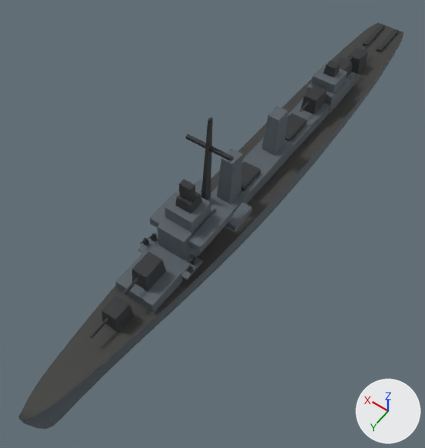
A saved change to the glTF model public/models/fletcher.glb.
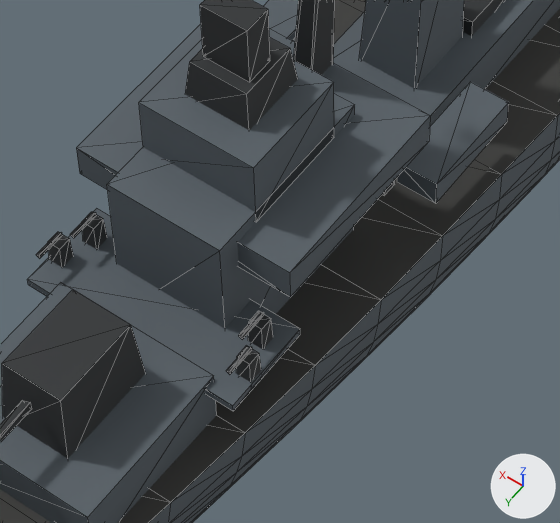
The first picture shows the older version from a camera (50 mm lens) standing at (-36.2, 64.7, 82.3) and looking at (0.1, 14.0, 2.6). The close-ups show the older and then the newer version on the part from 31% to 62% of the width and 41% to 69% of the height of that picture. Only the edits that show in the close-ups are written down. The lights are fixed; the arrows at lower right show +X, +Y and +Z. The close-ups show mesh edges as thin lines. Vertices at exactly the same position are counted once.

The scene before the commit, as lines of its bpy script (objects in view):
```python
me_fletcher_guns = bpy.data.meshes.new('FLETCHER_Guns')
me_fletcher_guns.from_pydata(...)  # 214 vertices, 288 faces; spans x -4.8..4.8, y -56.2..43.4, z 2.1..27.0
me_fletcher_guns.materials.append(mat_fletcher_accent)  # dark grey #2b2e30
me_fletcher_hull = bpy.data.meshes.new('FLETCHER_Hull')
me_fletcher_hull.from_pydata(...)  # 680 vertices, 1356 faces; spans x -6.0..6.0, y -56.9..57.0, z -4.0..6.4
# faces by material slot: [1278, 78]
me_fletcher_hull.materials.append(mat_fletcher_body)  # dark grey #565f66
me_fletcher_hull.materials.append(mat_fletcher_deck)  # dark grey #3b3b39
me_fletcher_super = bpy.data.meshes.new('FLETCHER_Super')
me_fletcher_super.from_pydata(...)  # 120 vertices, 166 faces; spans x -5.4..5.4, y -33.1..34.2, z 2.0..14.8
me_fletcher_super.materials.append(mat_fletcher_body)  # dark grey #565f66
ob_fletcher_guns = bpy.data.objects.new('FLETCHER_Guns', me_fletcher_guns)
ob_fletcher_guns.location = (0.0, 0.0, 0.0)
ob_fletcher_hull = bpy.data.objects.new('FLETCHER_Hull', me_fletcher_hull)
ob_fletcher_hull.location = (0.0, 0.0, 0.0)
ob_fletcher_super = bpy.data.objects.new('FLETCHER_Super', me_fletcher_super)
ob_fletcher_super.location = (0.0, 0.0, 0.0)
```
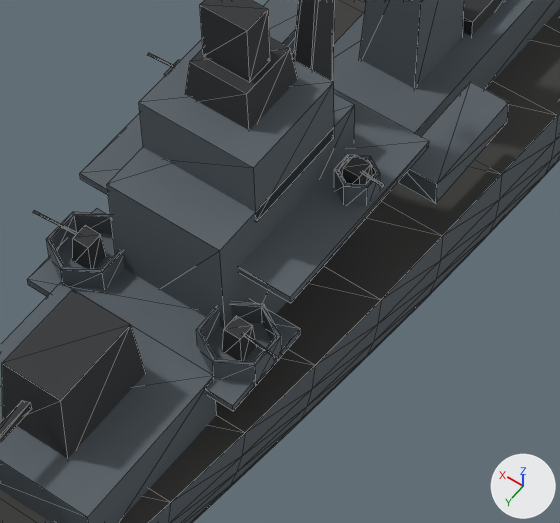
The edits, one by one:
me_fletcher_guns is used by ob_fletcher_guns; location (0.0, 0.0, 0.0).
me_fletcher_guns had 214 vertices, 288 faces and spanned x -4.8..4.8, y -56.2..43.4, z 2.1..27.0.
me_fletcher_guns now has 210 vertices, 276 faces and spans x -5.7..5.7, y -56.2..43.4, z 2.1..27.0.
me_fletcher_guns part 1: 10 loose pieces with 72 vertices, spanning x -4.8..4.8, y 17.4..27.1, z 6.4..10.1, are deleted.
Part 2, on me_fletcher_guns:
40 vertices are added at x -5.7..5.7, y 18.1..25.9, z 6.5..11.3.
8 new vertices lie (0.9, 0.0, 0.0) away from vertices in x -4.4..3.5, y 18.1..25.9, z 6.5..9.3.
8 new vertices lie (0.7, 0.0, 0.0) away from vertices in x -4.3..3.6, y 18.2..25.8, z 8.2..10.9.
72 new faces join them.
Other edits to the shape of me_fletcher_guns do not show in these pictures.
me_fletcher_super is used by ob_fletcher_super; location (0.0, 0.0, 0.0).
me_fletcher_super had 120 vertices, 166 faces and spanned x -5.4..5.4, y -33.1..34.2, z 2.0..14.8.
me_fletcher_super now has 244 vertices, 414 faces and spans x -5.4..5.4, y -33.1..34.2, z 2.0..14.8.
me_fletcher_super part 3: a new loose piece of 24 vertices spanning x 2.2..4.9, y 23.9..27.0, z 6.5..7.8, in mat_fletcher_body (dark grey #565f66).
me_fletcher_super part 4: a new loose piece of 24 vertices spanning x -4.9..-2.2, y 23.9..27.0, z 6.5..7.8, in mat_fletcher_body (dark grey #565f66).
me_fletcher_super part 5: a new loose piece of 24 vertices spanning x -4.7..-3.2, y 17.8..19.5, z 9.3..10.6, in mat_fletcher_body (dark grey #565f66).
Part 6, on me_fletcher_super:
12 faces are deleted.
4 vertices in x -4.8..4.8, y 15.2..24.0, z 11.0 move by (0.0, 0.0, -1.8).
12 new faces join them.
Other edits to the shape of me_fletcher_super do not show in these pictures.

Location of each change, (x1, y1, x2, y2) in pixels of the close-ups (560 x 523 px; the box of a moved part takes in the faces that stretch with it):
part 1 of me_fletcher_guns, deleted
    before: (36, 181, 395, 382)
part 2 of me_fletcher_guns, added
    after: (33, 53, 384, 361)
part 3 of me_fletcher_super, added
    after: (46, 212, 124, 289)
part 4 of me_fletcher_super, added
    after: (196, 302, 282, 385)
part 5 of me_fletcher_super, added
    after: (334, 155, 380, 205)
part 6 of me_fletcher_super, moved or reshaped
    before: (76, 23, 430, 297)
    after: (80, 89, 429, 303)
